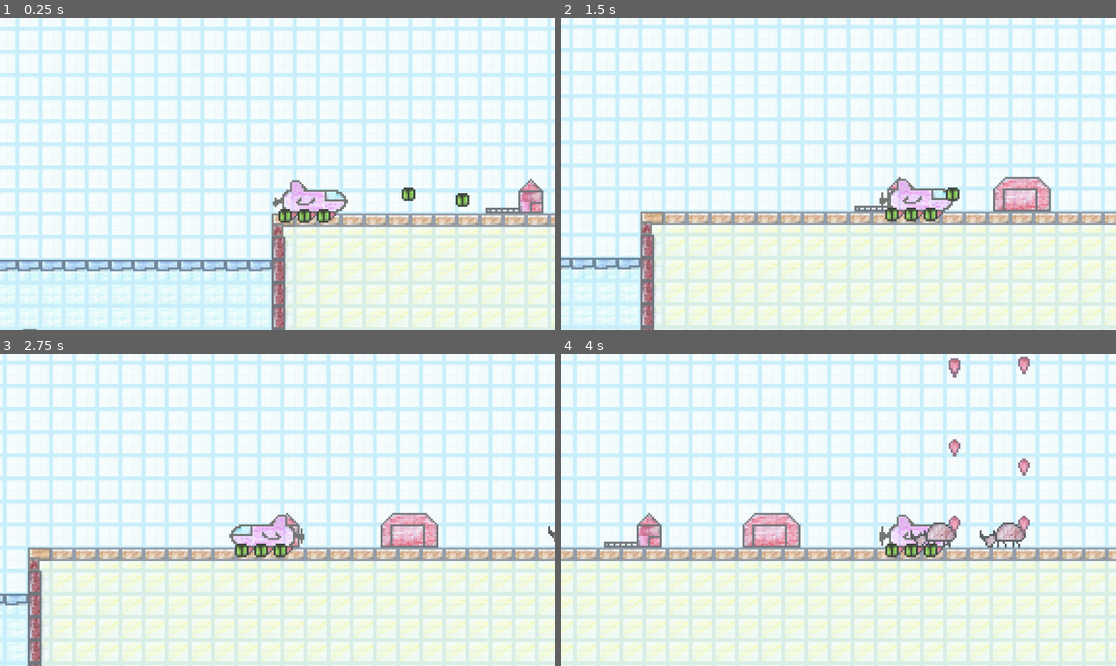
Above: before the commit, frames 1-4 (two rows, left to right).
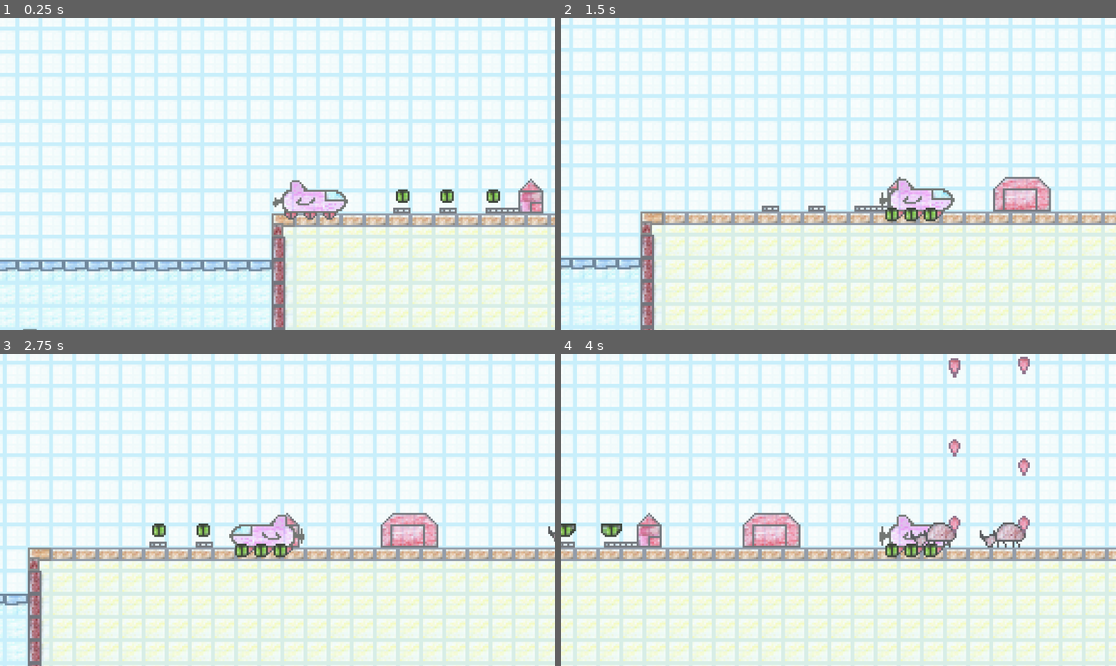
Above: after the commit, the same moments.

Repository: eiganesteknolab/fartcaptureandstorage
Game: Godot game, scene res://Scene/game.tscn
Two runs of this game, one before a commit and one after it. Both use one fixed random seed, a clock stepped at 60 frames per second and the inputs below.
Inputs:
- Up to frame 1 (0.25 s): no input
- Up to frame 2 (1.5 s): hold Right (ui_right) from 0.53 s (still down)
- Up to frame 3 (2.75 s): release Right (ui_right) at 2.03 s; hold Left (ui_left) from 2.03 s (still down)
- Up to frame 4 (4 s): release Left (ui_left) at 2.78 s; hold Right (ui_right) from 2.78 s (still down)

The runs differ from the first frame. In frame 1, 0.9% of the frame differs, in the area x 50-91%, y 54-66%; in frame 2, 0.2%; in frame 3, 0.3%; in frame 4, 0.3%.

Commit message:
respawn empty ammo

Diff:
--- a/Scene/EmptyDiper.tscn
+++ b/Scene/EmptyDiper.tscn
@@ -55,4 +55,8 @@
 [node name="CollisionShape2D" type="CollisionShape2D" parent="."]
 shape = SubResource("CircleShape2D_leuss")
 
+[node name="viewTimer" type="Timer" parent="."]
+autostart = true
+
 [connection signal="body_entered" from="." to="." method="_on_body_entered"]
+[connection signal="timeout" from="viewTimer" to="." method="_on_view_timer_timeout"]
--- a/Scene/game.tscn
+++ b/Scene/game.tscn
@@ -53,7 +53,7 @@
 [node name="TileMap" type="TileMap" parent="."]
 tile_set = SubResource("TileSet_0f2ok")
 format = 2
-layer_0/tile_data = PackedInt32Array(196614, 65536, 3, 19661 …(124 unchanged characters)… 622, 65536, 3, 131078, 0, 2, 131079, 0, 2, 131080, 0, 2, 131081, 0, 7, 131082, 65536, 7, 131083, 131072, 7, 131084, 0, 2, 131085, 0, 2, 131086, 0, 2, 131087, 0, 5, 131088, 65536, 5, 65552, 65536, 4, 65551, 0, 4, 65550, 0, 2, 65549, 0, 2, 65548, 0, 2, 65547, 131072, 6, 65546, 65536, 6, 65545, 0, 2, 65544, 0, 2, 65543, 0, 2, 65542, 0, 2, 65541, 0, 2, 5, 0, 2, 4, 0, 2, -65532, 0, 2, -65531, 0, 2, -65530, 0, 2, -65529, 0, 2, -65528, 0, 2, -65527, 0, 2, -65526, 0, 2, -65525, 0, 2, -65524, 0, 2, -65523, 0, 2, -65522, 0, 2, -65521, 0, 2, -65520, 0, 2, 16, 0, 2, 15, 0, 2, 14, 0, 2, 13, 0, 2, 12, 0, 2, 11, 0, 2, 10, 0, 2, 9, 0, 2, 8, 0, 2, 7, 0, 2, 6, 0, 2, 65540, 0, 2, 65539, 0, 2, 131076, 0, 2, 131077, 0, 2, 131075, 0, 2, 131074, 0, 2, 65537, 0,  …(33305 unchanged characters)…
+layer_0/tile_data = PackedInt32Array(196614, 65536, 3, 19661 …(124 unchanged characters)… 622, 65536, 3, 131078, 0, 2, 131079, 0, 7, 131080, 0, 2, 131081, 0, 7, 131082, 65536, 7, 131083, 131072, 7, 131084, 0, 2, 131085, 0, 2, 131086, 0, 2, 131087, 0, 5, 131088, 65536, 5, 65552, 65536, 4, 65551, 0, 4, 65550, 0, 2, 65549, 0, 2, 65548, 0, 2, 65547, 131072, 6, 65546, 65536, 6, 65545, 0, 2, 65544, 0, 2, 65543, 0, 2, 65542, 0, 2, 65541, 0, 2, 5, 0, 2, 4, 0, 2, -65532, 0, 2, -65531, 0, 2, -65530, 0, 2, -65529, 0, 2, -65528, 0, 2, -65527, 0, 2, -65526, 0, 2, -65525, 0, 2, -65524, 0, 2, -65523, 0, 2, -65522, 0, 2, -65521, 0, 2, -65520, 0, 2, 16, 0, 2, 15, 0, 2, 14, 0, 2, 13, 0, 2, 12, 0, 2, 11, 0, 2, 10, 0, 2, 9, 0, 2, 8, 0, 2, 7, 0, 2, 6, 0, 2, 65540, 0, 2, 65539, 0, 2, 131076, 0, 2, 131077, 0, 7, 131075, 0, 2, 131074, 0, 2, 65537, 0,  …(33305 unchanged characters)…
 
 [node name="Player" parent="." instance=ExtResource("1_hwuht")]
 position = Vector2(20, 25)
@@ -63,14 +63,14 @@
 zoom = Vector2(4, 4)
 position_smoothing_enabled = true
 
-[node name="Area2D" parent="." instance=ExtResource("3_dxnhx")]
-position = Vector2(99, 29)
+[node name="EmptyDiper1" parent="." instance=ExtResource("3_dxnhx")]
+position = Vector2(115, 27)
 
-[node name="EmptyDiper" parent="." instance=ExtResource("3_dxnhx")]
-position = Vector2(71, 26)
+[node name="EmptyDiper0" parent="." instance=ExtResource("3_dxnhx")]
+position = Vector2(68, 27)
 
 [node name="EmptyDiper2" parent="." instance=ExtResource("3_dxnhx")]
-position = Vector2(162, 27)
+position = Vector2(91, 27)
 
 [node name="Cow" parent="." instance=ExtResource("4_tc6ii")]
 position = Vector2(282, 29)
@@ -83,3 +83,7 @@
 
 [node name="CollisionShape2D" type="CollisionShape2D" parent="Roof"]
 shape = SubResource("WorldBoundaryShape2D_0vqj5")
+
+[connection signal="body_entered" from="EmptyDiper1" to="Player" method="_on_empty_diper_1_body_entered"]
+[connection signal="body_entered" from="EmptyDiper0" to="Player" method="_on_empty_diper_0_body_entered"]
+[connection signal="body_entered" from="EmptyDiper2" to="Player" method="_on_empty_diper_2_body_entered"]
--- a/Scene/player.tscn
+++ b/Scene/player.tscn
@@ -46,7 +46,7 @@
 [sub_resource type="RectangleShape2D" id="RectangleShape2D_id27r"]
 size = Vector2(33, 11)
 
-[node name="Player" type="CharacterBody2D"]
+[node name="Player" type="CharacterBody2D" groups=["player"]]
 collision_layer = 2
 script = ExtResource("1_yxyvx")
 Bullet = ExtResource("2_wkkpa")
--- a/Scripts/EmptyDiper.gd
+++ b/Scripts/EmptyDiper.gd
@@ -1,6 +1,16 @@
 extends Area2D
 
 
+func _ready() -> void:
+	$viewTimer.paused = true
+
 func _on_body_entered(_body: Node2D) -> void:
 	print("Empty diaper +1")
-	queue_free()
+	$viewTimer.paused = false
+	$CollisionShape2D.disabled = true
+	$AnimatedSprite2D.visible = false
+
+func _on_view_timer_timeout() -> void:
+	$viewTimer.paused = true
+	$CollisionShape2D.disabled = false
+	$AnimatedSprite2D.visible = true
--- a/Scripts/cow.gd
+++ b/Scripts/cow.gd
@@ -8,7 +8,7 @@
 	$fullTimer.paused = true
 
 func _on_area_entered(_area: Area2D) -> void:
-	print("Cow got hit by something")
+	#print("Cow got hit by something")
 	#print(_area.name)
 	#print(_area.get_path())
 	#print(_area.get_groups())
@@ -18,7 +18,7 @@
 			$ch4Timer.paused = true
 			$fullTimer.paused = false
 
-		print("Cow got hit by diper")
+		#print("Cow got hit by diper")
 		_area.queue_free()
 
 
--- a/Scripts/player.gd
+++ b/Scripts/player.gd
@@ -9,6 +9,9 @@
 var can_shoot_empty = true
 var can_shoot_full = true
 var can_jump = true
+
+
+var emptyDiperAmmo = 0
 
 # Exported variable for the bullet scene
 @export var Bullet: PackedScene
@@ -26,11 +29,12 @@
 		can_jump = true
 
 	# Check for shooting empty dipers
-	if can_shoot_empty and Input.is_joy_button_pressed(0, JOY_BUTTON_A):
+	if can_shoot_empty and Input.is_joy_button_pressed(0, JOY_BUTTON_A) and emptyDiperAmmo > 0:
 		shootEmpty()
 		can_shoot_empty = false
 		await get_tree().create_timer(SHOOT_COOLDOWN).timeout
 		can_shoot_empty = true
+		emptyDiperAmmo = emptyDiperAmmo - 1
 
 	# Check for shooting full dipers
 	if can_shoot_full and Input.is_joy_button_pressed(0, JOY_BUTTON_B):
@@ -51,6 +55,23 @@
 	elif velocity.x < 0:
 		$AnimatedSprite2D.flip_h = true
 
+	if emptyDiperAmmo == 0:
+		$EmptyDyper1.visible = false
+		$EmptyDyper2.visible = false
+		$EmptyDyper3.visible = false
+	elif emptyDiperAmmo == 1:
+		$EmptyDyper1.visible = true
+		$EmptyDyper2.visible = false
+		$EmptyDyper3.visible = false
+	elif emptyDiperAmmo == 2:
+		$EmptyDyper1.visible = true
+		$EmptyDyper2.visible = true
+		$EmptyDyper3.visible = false
+	elif emptyDiperAmmo == 3:
+		$EmptyDyper1.visible = true
+		$EmptyDyper2.visible = true
+		$EmptyDyper3.visible = true
+
 	move_and_slide()
 
 func shootEmpty() -> void:
@@ -64,3 +85,18 @@
 	var b = fullDiper.instantiate()
 	owner.add_child(b)
 	b.global_transform = $Muzzle.global_transform
+
+
+func _on_empty_diper_1_body_entered(body: Node2D) -> void:
+	if emptyDiperAmmo < 3:
+		emptyDiperAmmo = emptyDiperAmmo + 1
+
+
+func _on_empty_diper_0_body_entered(body: Node2D) -> void:
+	if emptyDiperAmmo < 3:
+		emptyDiperAmmo = emptyDiperAmmo + 1
+
+
+func _on_empty_diper_2_body_entered(body: Node2D) -> void:
+	if emptyDiperAmmo < 3:
+		emptyDiperAmmo = emptyDiperAmmo + 1
--- a/project.godot
+++ b/project.godot
@@ -19,6 +19,7 @@
 
 cow=""
 emptyDiper=""
+player=""
 
 [rendering]
 
